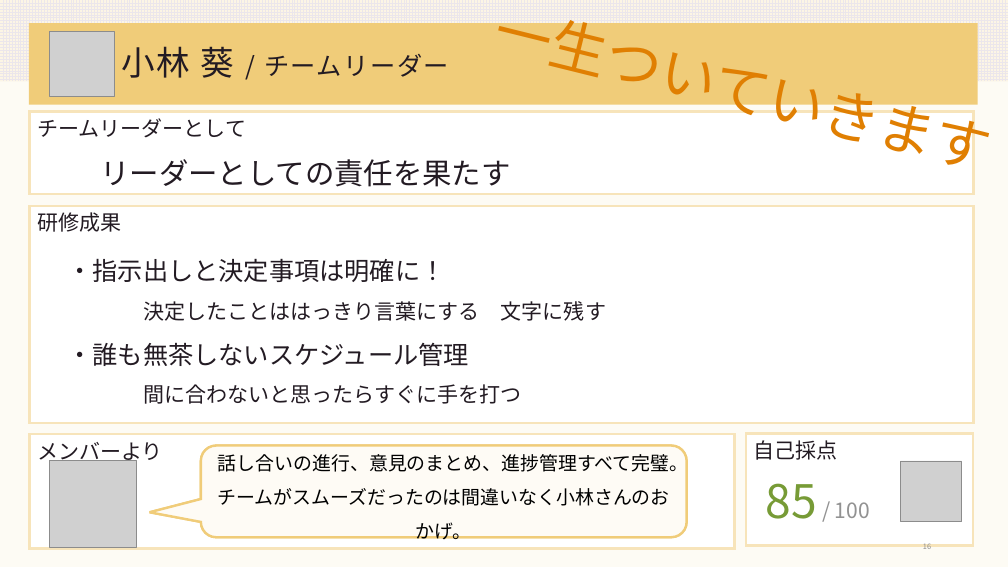
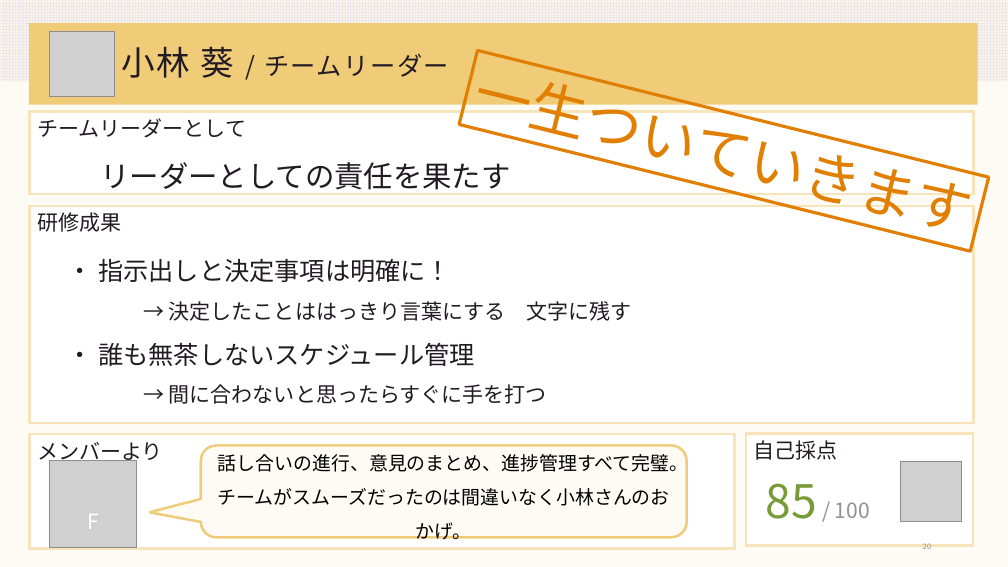
Before and after one commit to DOJO-2021/A-4, a slide deck: slide 20 of documents/A4_worldMap_発表会資料_0630.pptx (slide 16 before the commit). Drawn at 1008x567 pixels with LibreOffice and Linux fonts; fonts in the diff are those of the drawing; grey boxes stand for pictures. Boxes give left, top, right and bottom in pixels: in the first picture for what was removed or moved away, otherwise in the second. Text is boxed around its words. In the diff, an @@ line names an element or a change of style, - is before the commit and + after.

```diff
--- a/documents/A4_worldMap_発表会資料_0630.pptx
+++ b/documents/A4_worldMap_発表会資料_0630.pptx
@@ rectangle "一生ついていきます": place and size @@
-rectangle "一生ついていきます" at (491, 0, 985, 171)
+rectangle "一生ついていきます" at (459, 50, 989, 251)
@@ rectangle "一生ついていきます" at (459, 50, 989, 251): outline none to #E07F02 3 pt @@
@@ text "リーダーとしての責任を果たす" rewrapped from (101, 159, 511, 187) to (101, 162, 511, 195) @@
@@ text at (68, 259, 632, 404): text changed @@
-・指示出しと決定事項は明確に！
-決定したことははっきり言葉にする 文字に残す
-・誰も無茶しないスケジュール管理
-間に合わないと思ったらすぐに手を打つ
+・ 指示出しと決定事項は明確に！
+→ 決定したことははっきり言葉にする 文字に残す
+・ 誰も無茶しないスケジュール管理
+→ 間に合わないと思ったらすぐに手を打つ
@@ text added at (87, 514, 99, 529), 20 pt, text #FFFFFF @@
+F
```
Also in this commit, not shown: 7 other slides changed, 12 slides added, 2 other files.
